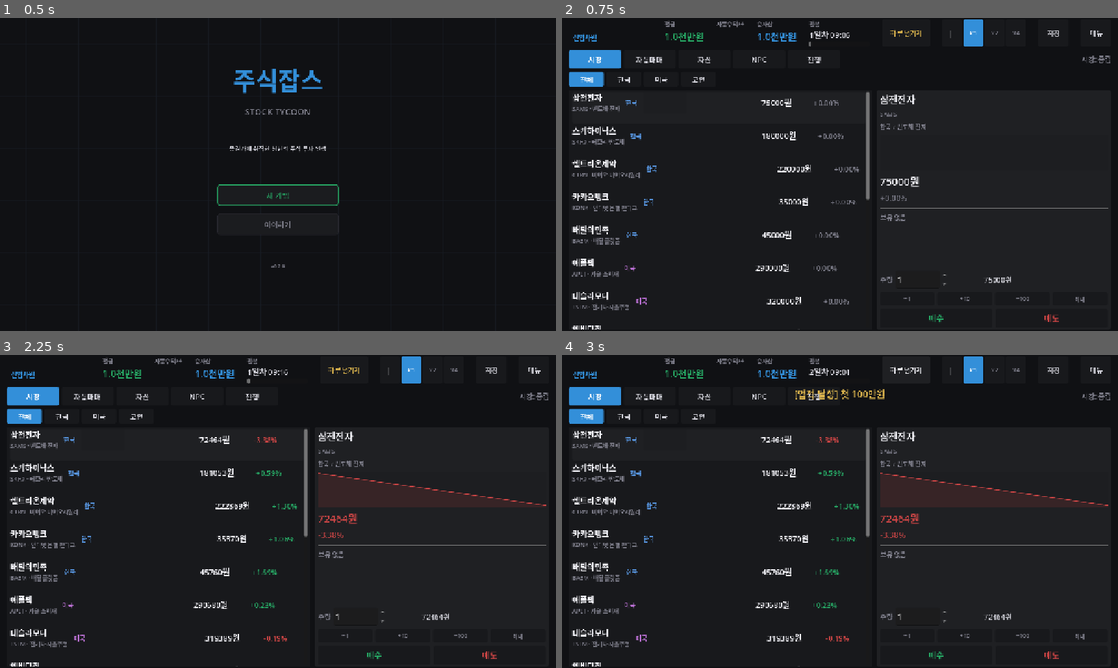
Above: before the commit, frames 1-4 (two rows, left to right).
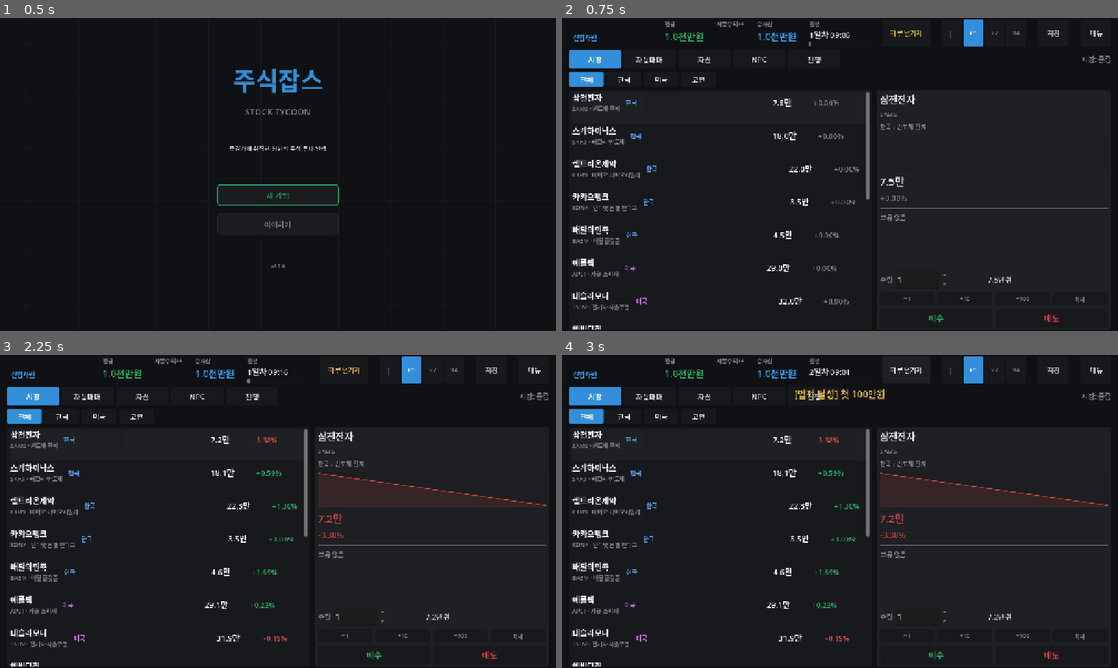
Above: after the commit, the same moments.

Repository: jettiy/StockTycoon
Game: Godot game, scene res://scenes/boot.tscn
Two runs of this game, one before a commit and one after it. Both use one fixed random seed, a clock stepped at 60 frames per second and the inputs below.
Inputs:
- Up to frame 1 (0.5 s): no input
- Up to frame 2 (0.75 s): click "새 게임" at 0.5 s
- Up to frame 3 (2.25 s): click "메뉴" at 1.25 s; click "새 게임" at 2 s
- Up to frame 4 (3 s): click "하루 넘기기" at 2.75 s

Frame 1 is identical in both runs. In frame 2, 0.6% of the frame differs, in the area x 34-81%, y 25-100%; in frame 3, 0.6%; in frame 4, 0.6%.

Commit message:
fix: 금액 표시 단위별 가변 포맷팅
_fmt_price (주가):
- 1,000미만: 원 단위 (75000)
- 1만~: 만원 (1.2만)
- 100만~: 만원 정수 (120만)
- 1천만~: 천만 (1.5천만)
- 1억~: 억 (1.23억)

_fmt_won (통화):
- 1만미만: 원 (5,000원)
- 1만~: 만원 (1.2만원)
- 100만~: 만원 정수 (120만원)
- 1천만~: 천만원 (1.5천만원)
- 1억~: 억원 (1.23억원)
- 1조~: 조원 (1.50조원)
- 음수 처리 (- 부호)

_fmt_won_short (초당수익/축약):
- 조/억/천만/만/천/원 단위 가변
- K/M 단위 제거, 한국어 단위로 통일

BusinessManager._fmt, Boot.gd._fmt_won 동일 패턴 적용

테스트: 32/32 통과

Diff:
--- a/scripts/Boot.gd
+++ b/scripts/Boot.gd
@@ -382,9 +382,16 @@
 
 
 func _fmt_won(amount: float) -> String:
-	var abs_amount := absf(amount)
-	if abs_amount >= 100_000_000:
-		return "%.2f억원" % (amount / 100_000_000)
-	elif abs_amount >= 10_000_000:
-		return "%.1f천만원" % (amount / 10_000_000)
-	return "%.0f" % amount + "원"
+	var ab := absf(amount)
+	var sign := "-" if amount < 0 else ""
+	if ab >= 1_000_000_000_000:
+		return "%s%.2f조원" % [sign, ab / 1_000_000_000_000]
+	elif ab >= 100_000_000:
+		return "%s%.2f억원" % [sign, ab / 100_000_000]
+	elif ab >= 10_000_000:
+		return "%s%.1f천만원" % [sign, ab / 10_000_000]
+	elif ab >= 1_000_000:
+		return "%s%d만원" % [sign, int(ab / 10_000)]
+	elif ab >= 10_000:
+		return "%s%.1f만원" % [sign, ab / 10_000]
+	return "%s%.0f원" % [sign, ab]
--- a/scripts/MainGame.gd
+++ b/scripts/MainGame.gd
@@ -2542,27 +2542,55 @@
 
 
 func _fmt_price(p: float) -> String:
-	if p >= 100_000_000:
+	# 주가 표시: 단위별 가변 (원/만원/억)
+	var ap := absf(p)
+	if ap >= 100_000_000:
 		return "%.2f억" % (p / 100_000_000)
-	return "%.0f" % int(p) + "원"
+	elif ap >= 10_000_000:
+		return "%.1f천만" % (p / 10_000_000)
+	elif ap >= 1_000_000:
+		return "%d만" % int(p / 10_000)
+	elif ap >= 10_000:
+		return "%.1f만" % (p / 10_000)
+	elif ap >= 1_000:
+		return "%d" % int(p)
+	return "%.0f" % p
 
 
 func _fmt_won(a: float) -> String:
+	# 통화 표시: 단위별 가변 (원/만원/천만원/억)
 	var ab := absf(a)
-	if ab >= 100_000_000:
-		return "%.2f억원" % (a / 100_000_000)
+	var sign := "-" if a < 0 else ""
+	if ab >= 1_000_000_000_000:
+		return "%s%.2f조원" % [sign, ab / 1_000_000_000_000]
+	elif ab >= 100_000_000:
+		return "%s%.2f억원" % [sign, ab / 100_000_000]
 	elif ab >= 10_000_000:
-		return "%.1f천만원" % (a / 10_000_000)
-	return "%.0f" % a + "원"
+		return "%s%.1f천만원" % [sign, ab / 10_000_000]
+	elif ab >= 1_000_000:
+		return "%s%d만원" % [sign, int(ab / 10_000)]
+	elif ab >= 10_000:
+		return "%s%.1f만원" % [sign, ab / 10_000]
+	return "%s%.0f원" % [sign, ab]
 
 
 func _fmt_won_short(a: float) -> String:
+	# 축약 표시 (초당 수익 등): 조/억/만/천/원
 	var ab := absf(a)
-	if ab >= 1_000_000:
-		return "%.1fM" % (a / 1_000_000)
+	var sign := "-" if a < 0 else ""
+	if ab >= 1_000_000_000_000:
+		return "%s%.1f조" % [sign, ab / 1_000_000_000_000]
+	elif ab >= 100_000_000:
+		return "%s%.1f억" % [sign, ab / 100_000_000]
+	elif ab >= 10_000_000:
+		return "%s%.0f천만" % [sign, ab / 10_000_000]
+	elif ab >= 1_000_000:
+		return "%s%d만" % [sign, int(ab / 10_000)]
+	elif ab >= 10_000:
+		return "%s%.1f만" % [sign, ab / 10_000]
 	elif ab >= 1_000:
-		return "%.1fK" % (a / 1_000)
-	return "%.0f" % a
+		return "%s%d천" % [sign, int(ab / 1_000)]
+	return "%s%d" % [sign, int(ab)]
 
 
 func _fmt_change(p: float) -> String:
--- a/scripts/autoload/BusinessManager.gd
+++ b/scripts/autoload/BusinessManager.gd
@@ -383,13 +383,21 @@
 	return {"success": false, "reason": reason}
 
 func _fmt(amount: float) -> String:
-	var a = int(amount)
-	if abs(a) >= 100000000:
-		return "%.2f억" % (amount / 100000000.0)
-	elif abs(a) >= 10000:
-		return "%.1f만" % (amount / 10000.0)
-	else:
-		return "%d" % a
+	var ab := absf(amount)
+	var sign := "-" if amount < 0 else ""
+	if ab >= 1_000_000_000_000:
+		return "%s%.1f조" % [sign, ab / 1_000_000_000_000]
+	elif ab >= 100_000_000:
+		return "%s%.1f억" % [sign, ab / 100_000_000]
+	elif ab >= 10_000_000:
+		return "%s%.0f천만" % [sign, ab / 10_000_000]
+	elif ab >= 1_000_000:
+		return "%s%d만" % [sign, int(ab / 10_000)]
+	elif ab >= 10_000:
+		return "%s%.1f만" % [sign, ab / 10_000]
+	elif ab >= 1_000:
+		return "%s%d천" % [sign, int(ab / 1_000)]
+	return "%s%d" % [sign, int(ab)]
 
 func _load_json(path: String) -> Variant:
 	if not FileAccess.file_exists(path):
